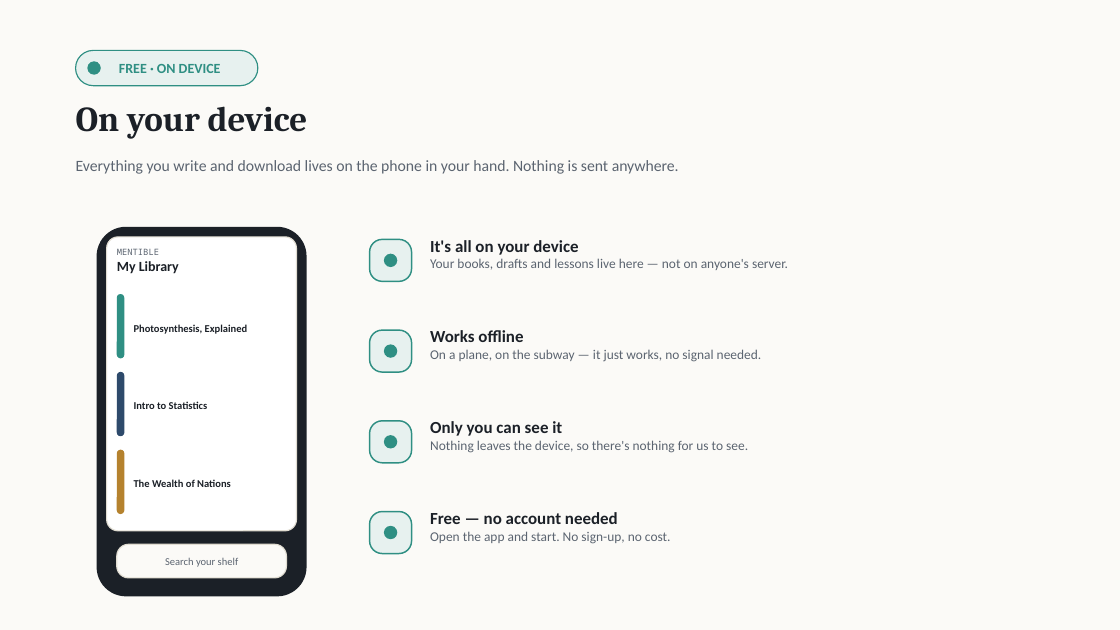
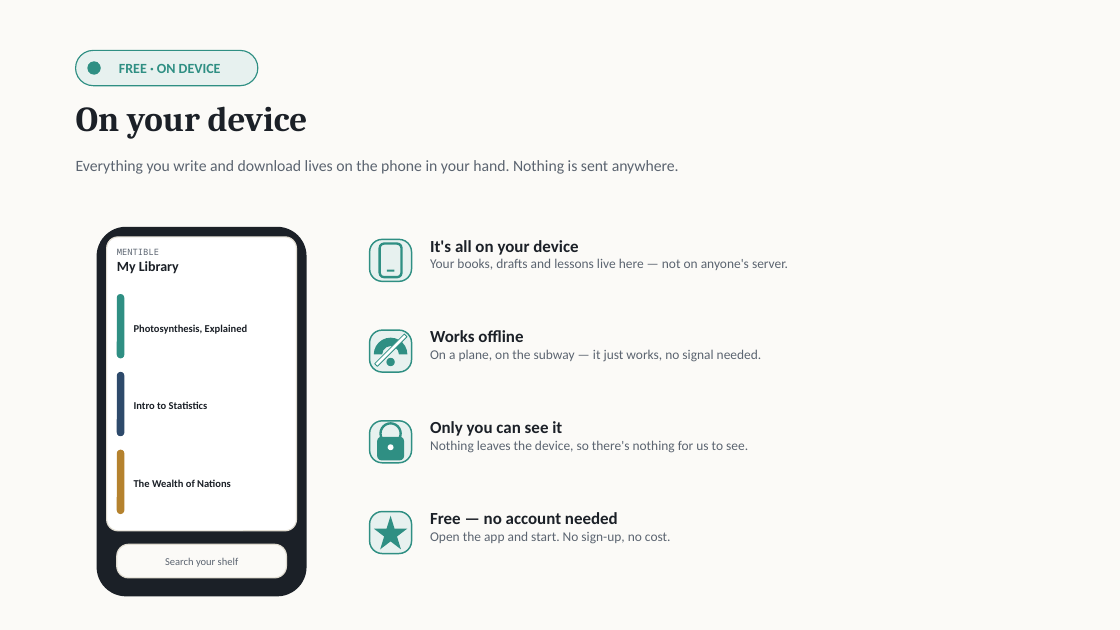
Before and after one commit to wegofwd2020-hub/Mentible, a slide deck: slide 2 of docs/adr-033-tiers-presentation.pptx. Drawn at 1120x630 pixels with LibreOffice and Linux fonts; fonts in the diff are those of the drawing. Boxes give left, top, right and bottom in pixels: in the first picture for what was removed or moved away, otherwise in the second. Text is boxed around its words. In the diff, an @@ line names an element or a change of style, - is before the commit and + after.

```diff
--- a/docs/adr-033-tiers-presentation.pptx
+++ b/docs/adr-033-tiers-presentation.pptx
@@ rounded rectangle: place and size @@
-rounded rectangle at [384, 254, 397, 267]
+rounded rectangle at [380, 244, 402, 277]
@@ rounded rectangle at [380, 244, 402, 277]: ellipse to rounded rectangle; fill #2F8F83 to none; outline none to #2F8F83 2 pt @@
@@ rectangle added at [387, 270, 395, 272], fill #2F8F83 @@
@@ arch (boxed as its full ring) added at [374, 338, 408, 371], fill #2F8F83 @@
@@ rectangle added at [375, 334, 407, 366], fill #FFFFFF, outline #2F8F83 0.75 pt @@
@@ ellipse: place and size @@
-ellipse at [384, 344, 397, 358]
+ellipse at [386, 358, 395, 366]
@@ rounded rectangle added at [377, 437, 404, 460], fill #2F8F83 @@
@@ ellipse: place and size @@
-ellipse at [384, 526, 397, 539]
+ellipse at [381, 423, 401, 444]
@@ ellipse at [381, 423, 401, 444]: fill #2F8F83 to none; outline none to #2F8F83 2 pt @@
@@ ellipse: place and size @@
-ellipse at [384, 435, 397, 449]
+ellipse at [388, 444, 394, 450]
@@ ellipse at [388, 444, 394, 450]: fill #2F8F83 to #FFFFFF @@
@@ star added at [374, 516, 408, 549], fill #2F8F83 @@
```
Also in this commit, not shown: 2 other slides changed, 1 slide added, 4 other files.
